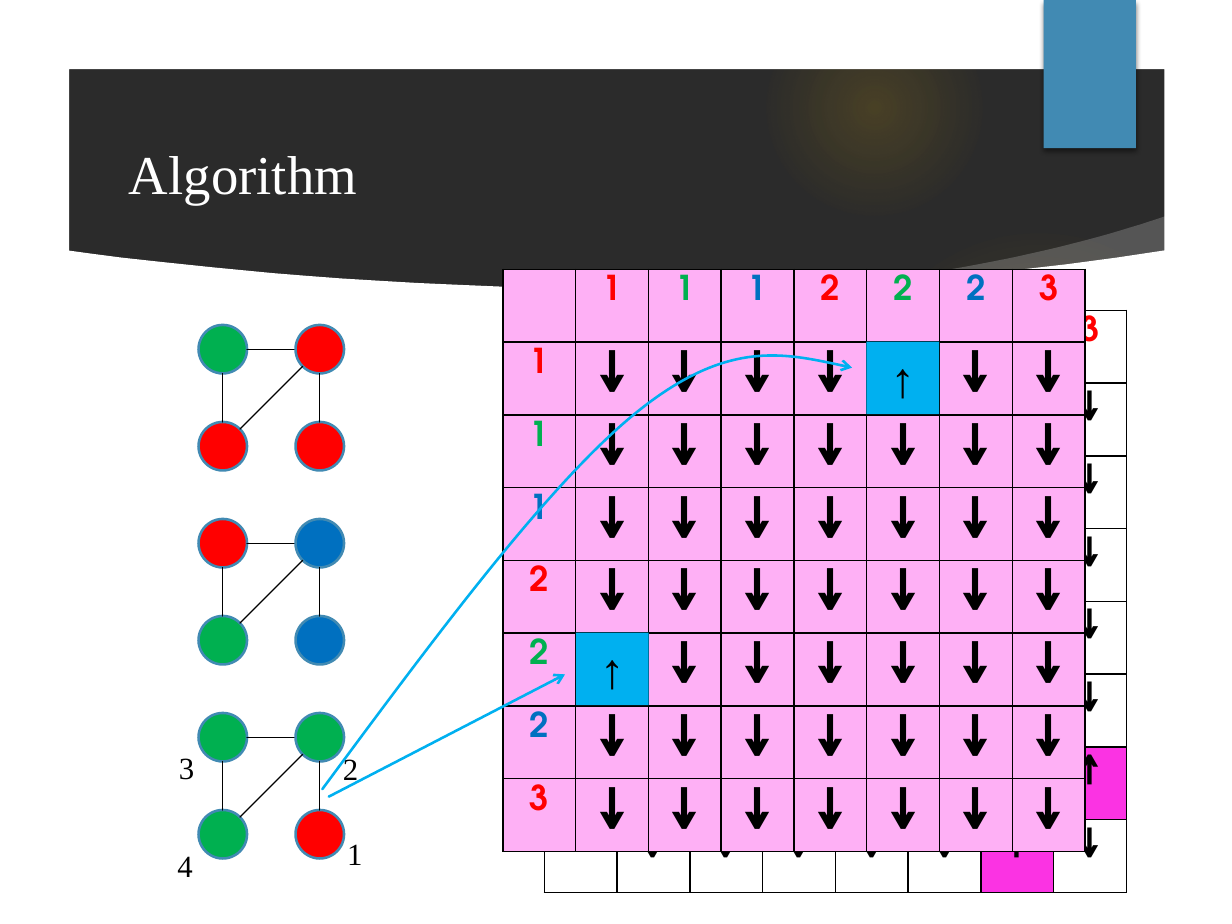
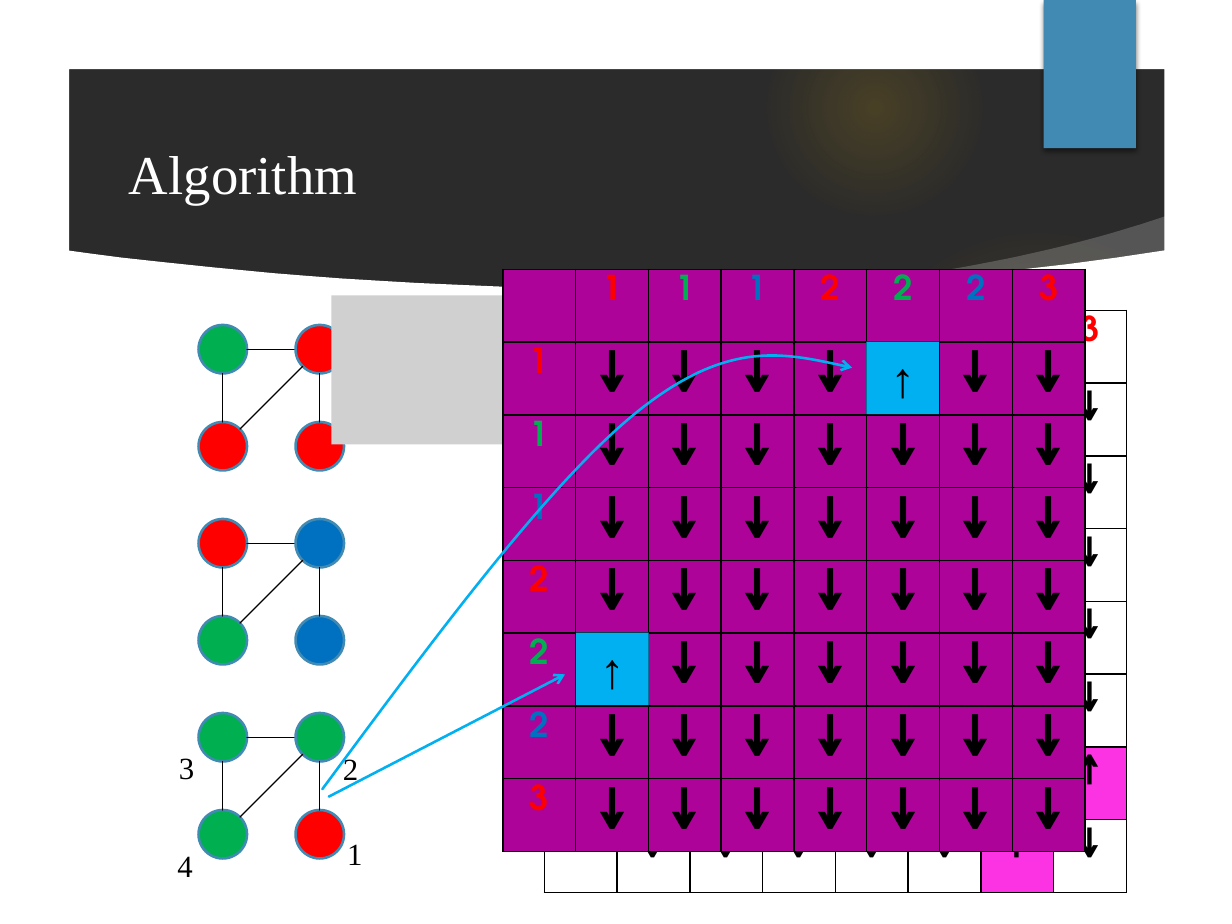
Before and after one commit to Masukane/slides, a slide deck: slide 9 of masukaneICIIC2018.pptm. Drawn at 1232x924 pixels with LibreOffice and Linux fonts; fonts in the diff are those of the drawing; grey boxes stand for pictures; background and template pictures are left out; a plain dark background stands for a picture behind light text. Boxes give left, top, right and bottom in pixels: in the first picture for what was removed or moved away, otherwise in the second. Text is boxed around its words. In the diff, an @@ line names an element or a change of style, - is before the commit and + after.

```diff
--- a/masukaneICIIC2018.pptm
+++ b/masukaneICIIC2018.pptm
@@ picture added at (x1=331, y1=296, x2=554, y2=445) @@
@@ table at (x1=503, y1=270, x2=1084, y2=851) @@
@@ fill #FEB0F5 to #AD0399 in 64 cells @@
```
Also in this commit, not shown: 4 other slides changed, 1 other file.
